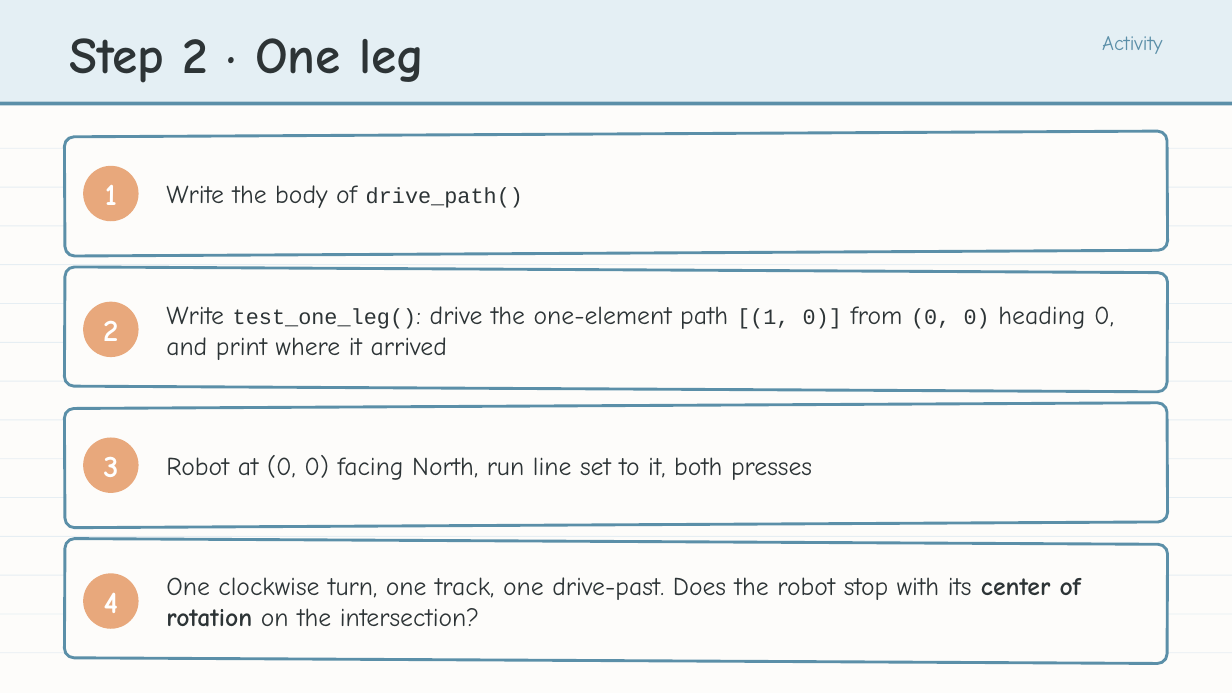
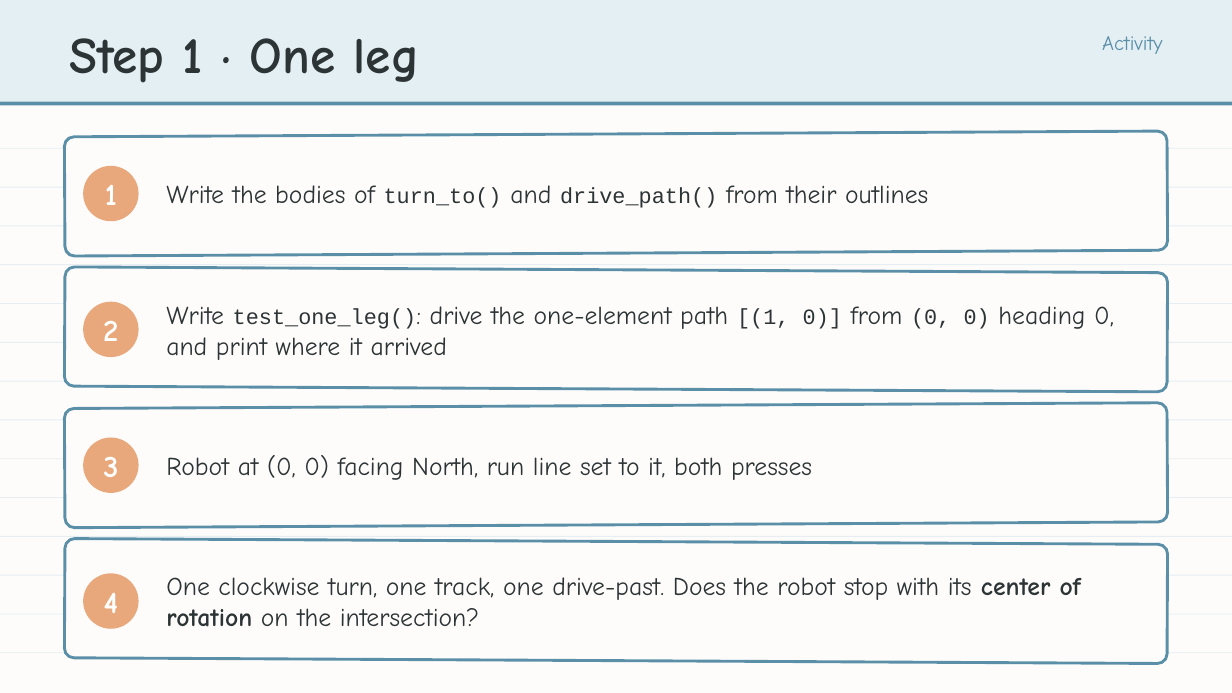
Before and after one commit to bradamiller/LearningPython, a slide deck: slide 19 of static/slides/module-04-manhattan/module-4-lesson-06-driving-the-path.pptx (slide 24 before the commit). Drawn at 1232x693 pixels with LibreOffice and Linux fonts; fonts in the diff are those of the drawing. Boxes give left, top, right and bottom in pixels: in the first picture for what was removed or moved away, otherwise in the second. Text is boxed around its words. In the diff, an @@ line names an element or a change of style, - is before the commit and + after.

```diff
--- a/static/slides/module-04-manhattan/module-4-lesson-06-driving-the-path.pptx
+++ b/static/slides/module-04-manhattan/module-4-lesson-06-driving-the-path.pptx
@@ text at [69, 38, 419, 83]: text changed @@
-Step 2 · One leg
+Step 1 · One leg
@@ text at [166, 185, 928, 208]: text changed @@
-Write the body of drive_path()
+Write the bodies of turn_to() and drive_path() from their outlines
```
Also in this commit, not shown: 4 other slides changed, 7 slides removed, 7 other files.
